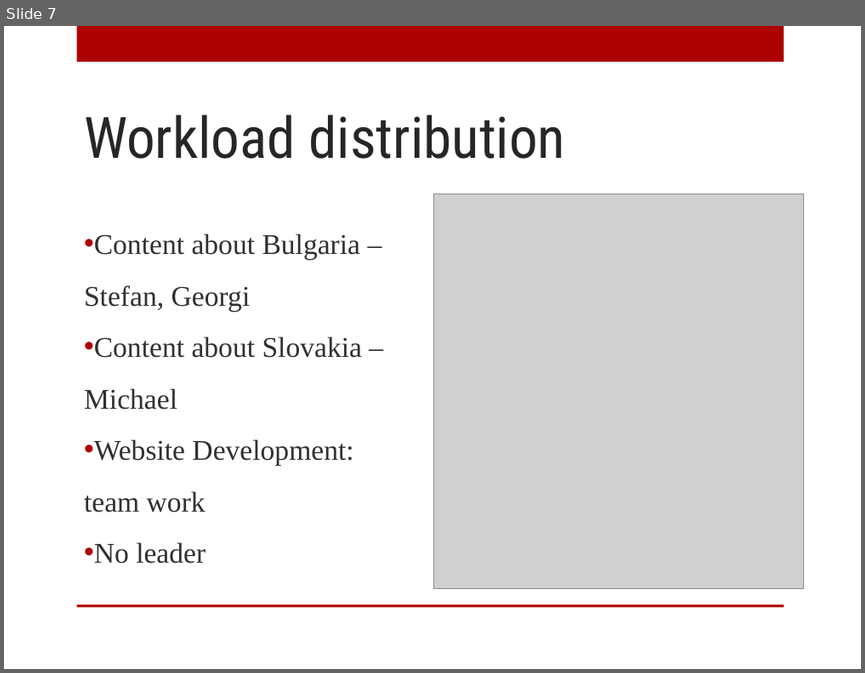
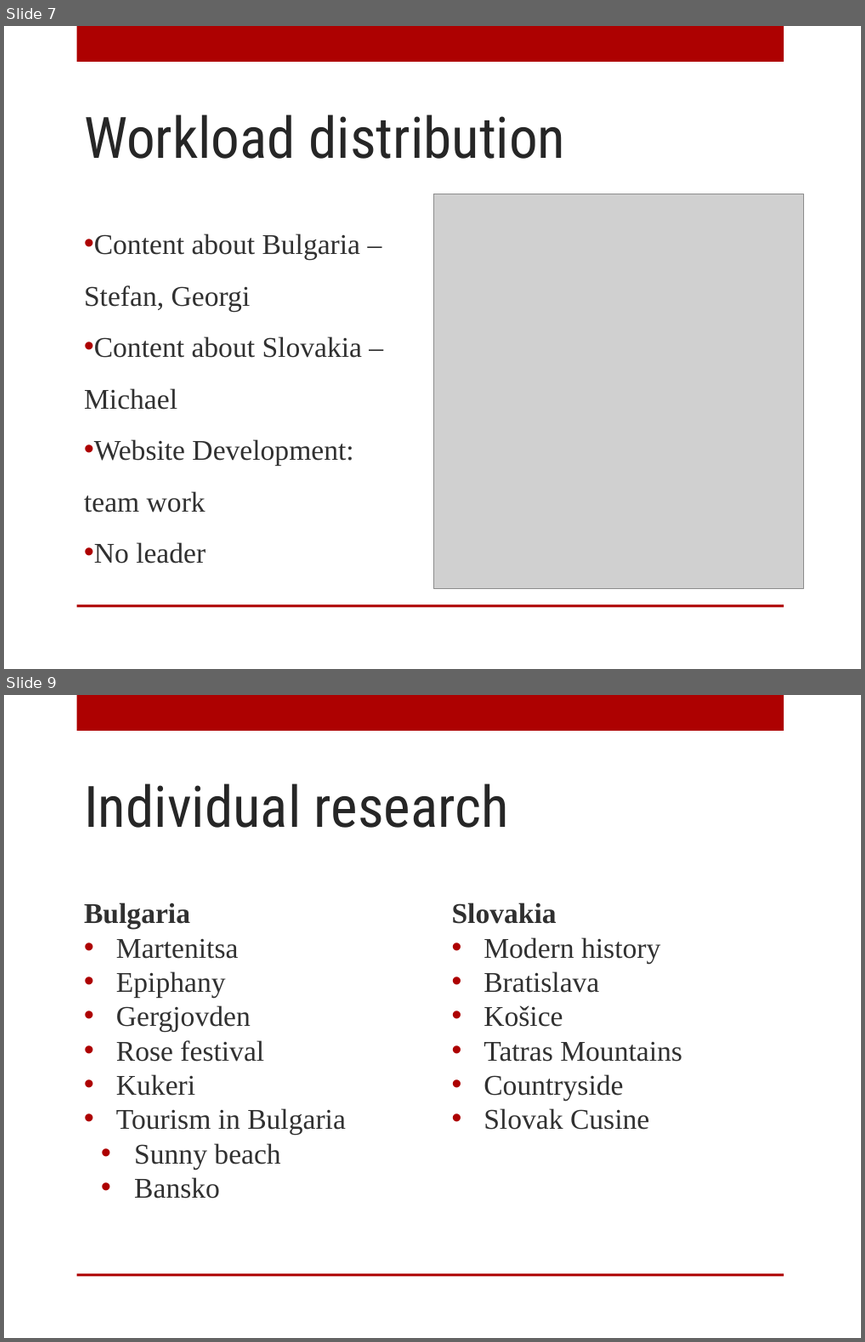
Before and after one commit to MichaelKubovic/gp, a slide deck: presentation.pptx. Shown one above the other, each under a label of ours: slide 7 before the commit, slides 7 and 9 after it; the slides between them are not shown. The pictures are 865x673 and 865x1342 pixels, drawn with LibreOffice and Linux fonts; fonts in the diff are those of the drawing; grey boxes stand for pictures; background and template pictures are left out. Boxes give left, top, right and bottom in pixels: in the first picture for what was removed or moved away, otherwise in the second. Text is boxed around its words. In the diff, an @@ line names an element or a change of style, - is before the commit and + after.

Commit message:
Finished presentation

```diff
--- a/presentation.pptx
+++ b/presentation.pptx
@@ slide 9 added at <box>4,695,861,1338</box>, background picture (left out); not listed: 2 template elements that a slide beside it also shows @@
@@ title added at <box>84,783,509,828</box>, 48 pt, text #262626 @@
+Individual research
@@ text added at <box>84,902,346,1198</box>, 24 pt, text #303030 @@
+Bulgaria
+• Martenitsa
+• Epiphany
+• Gergjovden
+• Rose festival
+• Kukeri
+• Tourism in Bulgaria
+• Sunny beach
+• Bansko
@@ text added at <box>452,902,682,1129</box>, 24 pt, text #303030 @@
+Slovakia
+• Modern history
+• Bratislava
+• Košice
+• Tatras Mountains
+• Countryside
+• Slovak Cusine
```
Also in this commit, not shown: 1 slide changed, 2 other slides added, 2 other files.
